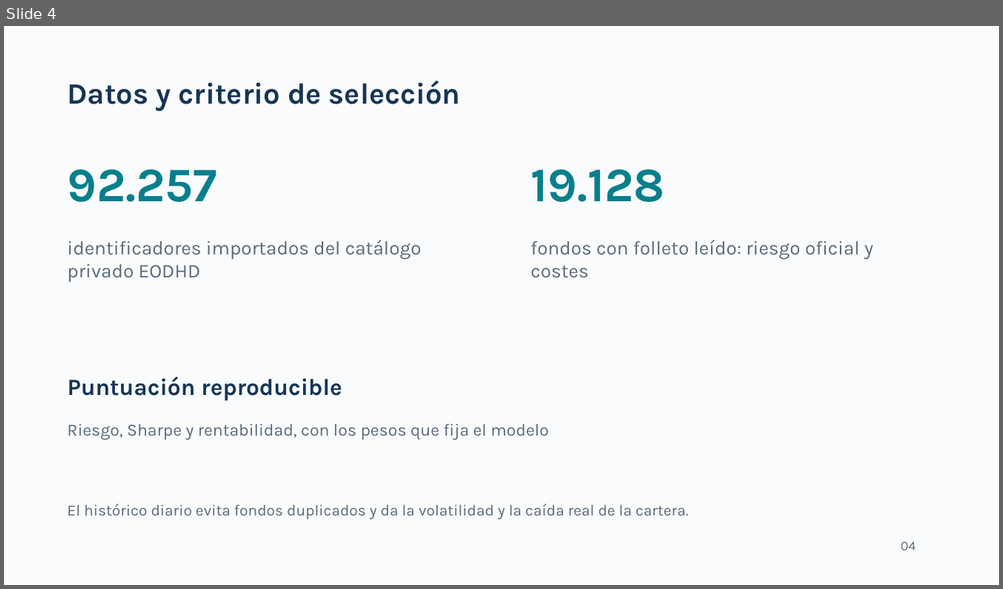
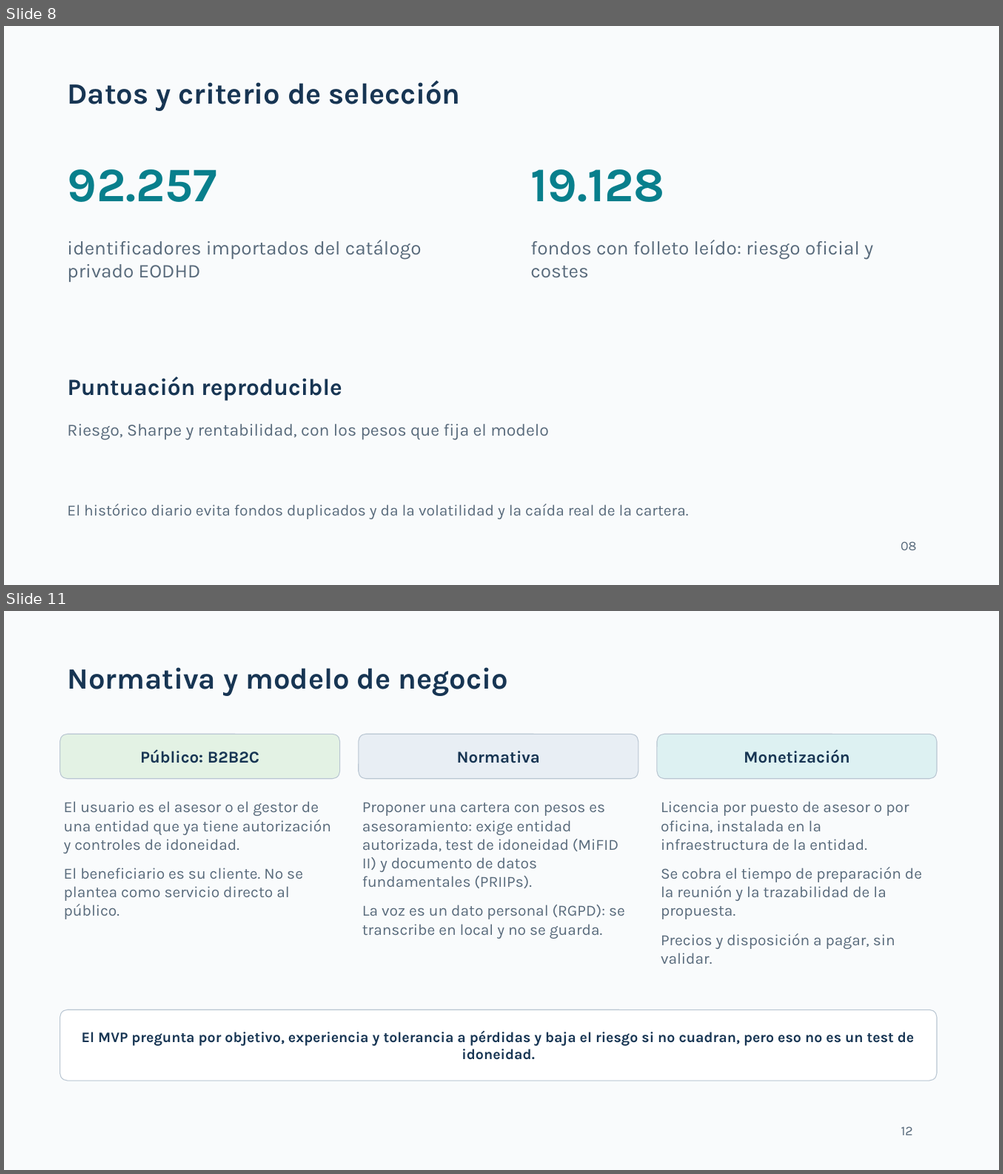
Before and after one commit to NataliaSJO/Taller_B5_T4_Multimodales, a slide deck: docs/pitch_fondoclaro_v3.pptx. Shown one above the other, each under a label of ours: slide 4 before the commit, slides 8 and 11 after it; the slides between them are not shown. The pictures are 1003x589 and 1003x1174 pixels, drawn with LibreOffice and Linux fonts; fonts in the diff are those of the drawing. Boxes give left, top, right and bottom in pixels: in the first picture for what was removed or moved away, otherwise in the second. Text is boxed around its words. In the diff, an @@ line names an element or a change of style, - is before the commit and + after.

```diff
--- a/docs/pitch_fondoclaro_v3.pptx
+++ b/docs/pitch_fondoclaro_v3.pptx
@@ slide 11 added at (x1=4, y1=611, x2=999, y2=1170), background #F9FBFC @@
@@ text added at (x1=68, y1=667, x2=507, y2=696), 28.5 pt, text #173553, bold @@
+Normativa y modelo de negocio
@@ rounded rectangle added at (x1=60, y1=734, x2=340, y2=779), fill #E3F2E4, outline #B9C6D2 0.75 pt, 16 pt, text #173553, bold @@
+Público: B2B2C
@@ rounded rectangle added at (x1=358, y1=734, x2=638, y2=779), fill #E8EEF4, outline #B9C6D2 0.75 pt, 16 pt, text #173553, bold @@
+Normativa
@@ rounded rectangle added at (x1=657, y1=734, x2=936, y2=779), fill #DDF1F2, outline #B9C6D2 0.75 pt, 16 pt, text #173553, bold @@
+Monetización
@@ text added at (x1=64, y1=801, x2=331, y2=920), 15 pt, text #586A7B @@
+El usuario es el asesor o el gestor de una entidad que ya tiene autorización y controles de idoneidad.
+El beneficiario es su cliente. No se plantea como servicio directo al público.
@@ text added at (x1=362, y1=803, x2=625, y2=939), 15 pt, text #586A7B @@
+Proponer una cartera con pesos es asesoramiento: exige entidad autorizada, test de idoneidad (MiFID II) y documento de datos fundamentales (PRIIPs).
+La voz es un dato personal (RGPD): se transcribe en local y no se guarda.
@@ text added at (x1=660, y1=801, x2=922, y2=964), 15 pt, text #586A7B @@
+Licencia por puesto de asesor o por oficina, instalada en la infraestructura de la entidad.
+Se cobra el tiempo de preparación de la reunión y la trazabilidad de la propuesta.
+Precios y disposición a pagar, sin validar.
@@ rounded rectangle added at (x1=60, y1=1010, x2=936, y2=1081), fill #FFFFFF, outline #B9C6D2 0.75 pt, 14 pt, text #173553, bold @@
+El MVP pregunta por objetivo, experiencia y tolerancia a pérdidas y baja el riesgo si no cuadran, pero eso no es un test de idoneidad.
@@ text added at (x1=901, y1=1127, x2=913, y2=1136), 12.8 pt, text #586A7B @@
+12
@@ what was slide 4 is now slide 8 @@
@@ slide 8 changed as well @@
@@ text at (x1=900, y1=542, x2=916, y2=551): text changed @@
-04
+08
```
Also in this commit, not shown: 4 other slides changed, 6 other slides added.
